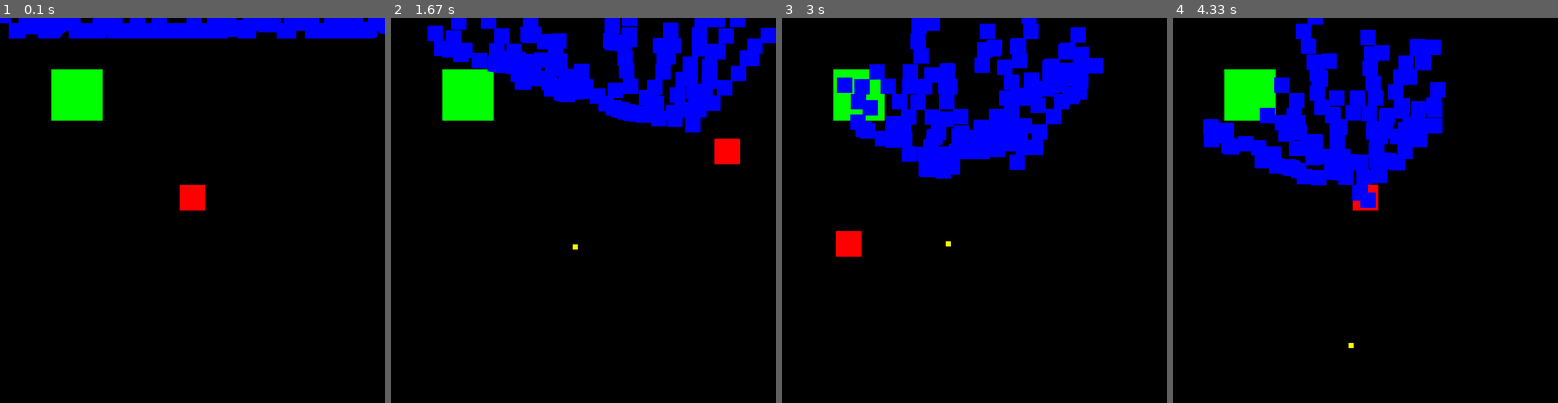
Above: before the commit, frames 1-4 (left to right).
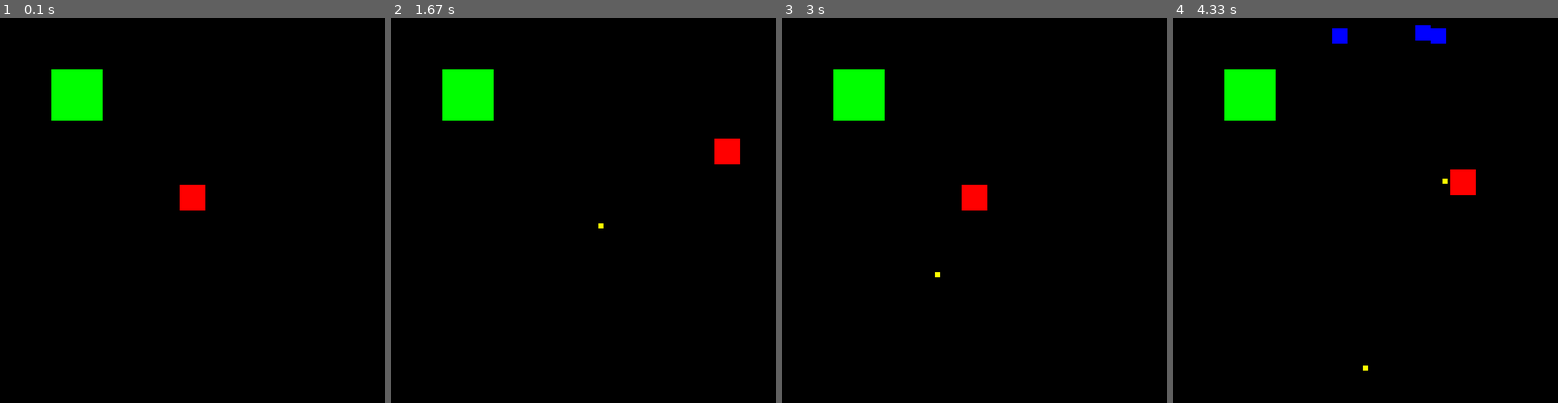
Above: after the commit, the same moments.

Repository: PouchyCorp/Pygame-TD
Game: pygame game, started from main.py
The game is run twice, just before and just after one commit, with the same random seed, the same clock (stepped at 60 frames per second) and the same inputs.
Inputs (mouse positions are in pixels of both pictures, inside the frame that each line leads up to):
- Up to frame 1 (0.1 s): no input
- Up to frame 2 (1.67 s): hold Right 0.33-0.8 s; move the mouse to (568, 229) at 0.37 s; hold Up 0.83-1.13 s; hold Right 1.17-1.63 s
- Up to frame 3 (3 s): hold Left 1.67-2.2 s; hold Down 2.23-2.53 s; hold Left 2.57-2.97 s
- Up to frame 4 (4.33 s): hold Up 3-3.37 s; hold Right 3.4-4.03 s; hold Down from 4.07 s (still down)

The runs differ from the first frame. In frame 1, 4.8% of the frame differs, in the area x 0-100%, y 0-6%; in frame 2, 12%; in frame 3, 14%, in the area x 14-84%, y 0-68%; in frame 4, 13%.

Commit message:
ramping enemy spawn

Diff:
--- a/main.py
+++ b/main.py
@@ -10,7 +10,7 @@
 PLAYER_HEIGHT = 50
 PLAYER_VEL = 5
 
-enemyNumber = 200
+enemyNumber = 3
 enemyWidth = 30
 enemyHeight = 30
 
@@ -45,6 +45,7 @@
                 dirvect.normalize()
                 return dirvect
 
+
 def enemyCollision(self,enemies,dirvect,player):
     if dirvect != [0,0] and dirvect is not None :
         for enemy in enemies:
@@ -63,11 +64,13 @@
         self.move_ip(dirvect)
         return
 
+
 def playerBulletsInit (player,bullets):
      global bullet
      bullet = Bullet(player.x+PLAYER_WIDTH/2-bulletWidth/2,player.y+PLAYER_HEIGHT/2-bulletHeight/2,10,10,0,4)
      bullets.append(bullet)
      return bullets
+
 
 def playerWeapon (player,bullets,enemies,wall):
     mouse_x, mouse_y = pygame.mouse.get_pos()
@@ -97,20 +100,36 @@
     enemy = pygame.Rect(0,0,30,30)
     enemies = []
     bullets = []
+
     clock = pygame.time.Clock()
-    attackSpeed = 50
+
+    attackSpeed = 60
     attackSpeedIncrement = 0
 
-    for i in range(enemyNumber):                                    #fait spawn les noobies
-             enemyX = random.choice([i for i in range(WIDTH)])
-             enemy = pygame.Rect(enemyX,0,enemyWidth,enemyHeight)
-             enemies.append(enemy)
+    enemySpawnIncrement = 0
+    enemySpawnRate = 4
 
     while run:
-        clock.tick(60)          #tick par seconde du gaming
+
+        #tick par seconde du gaming
+
+        clock.tick(60)
+
+        #fait spawn les noobies
+
+        enemySpawnIncrement += enemySpawnRate
+        if enemySpawnIncrement >= 1000:
+            enemySpawnRate += 0.01
+            enemySpawnIncrement = 0
+            for i in range(enemyNumber):
+                    enemyX = random.choice([i for i in range(WIDTH)])
+                    enemy = pygame.Rect(enemyX,0,enemyWidth,enemyHeight)
+                    enemies.append(enemy)
+
+        #variable qui definie la position du joueur
 
         playerXPrev = player.x
-        playerXPrev = playerXPrev    #variable qui definie la position du joueur
+        playerXPrev = playerXPrev
         playerYPrev = player.x
         playerYPrev = playerYPrev
         enemyXPrev  = enemy.x
@@ -121,9 +140,7 @@
                 run = False
                 break
 
-
-
-         #machin pour bouger en faisant cliclic
+        #machin pour bouger en faisant cliclic
 
         keys = pygame.key.get_pressed()
         if keys[pygame.K_LEFT] and player.x - PLAYER_VEL >= 0:
@@ -153,6 +170,8 @@
             playerBulletsInit(player,bullets)
         playerWeapon(player,bullets,enemies,wall)
 
+        #object rendering
+
         draw(player, wall, enemies, bullets)
 
     pygame.quit()
